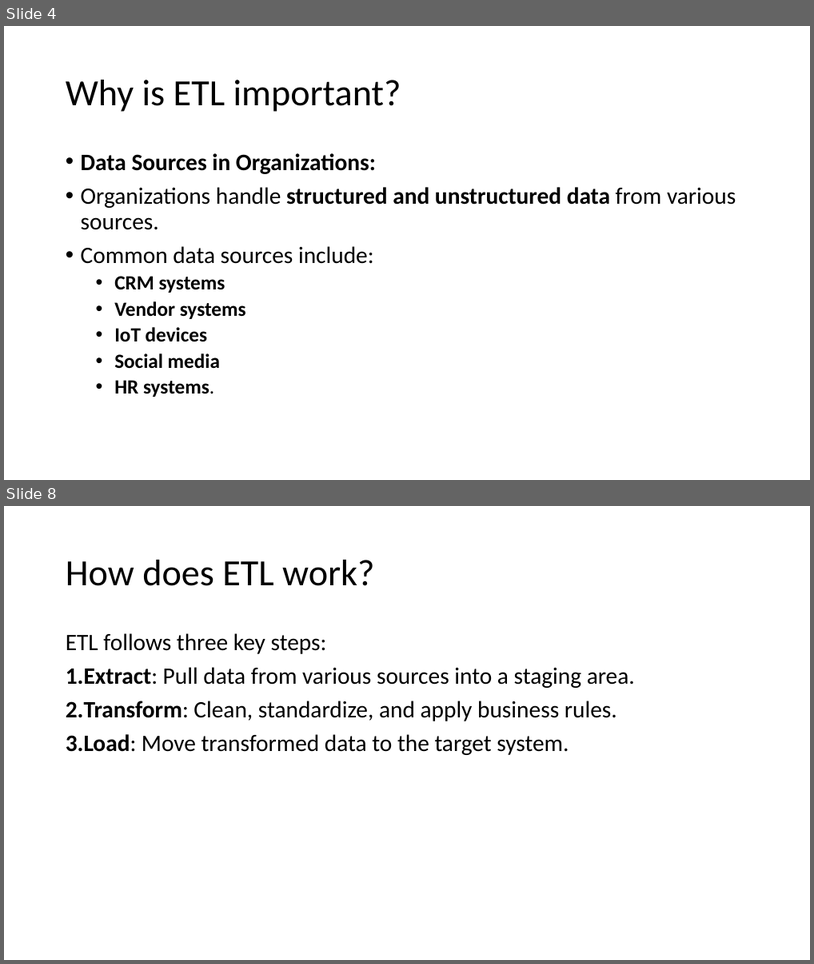
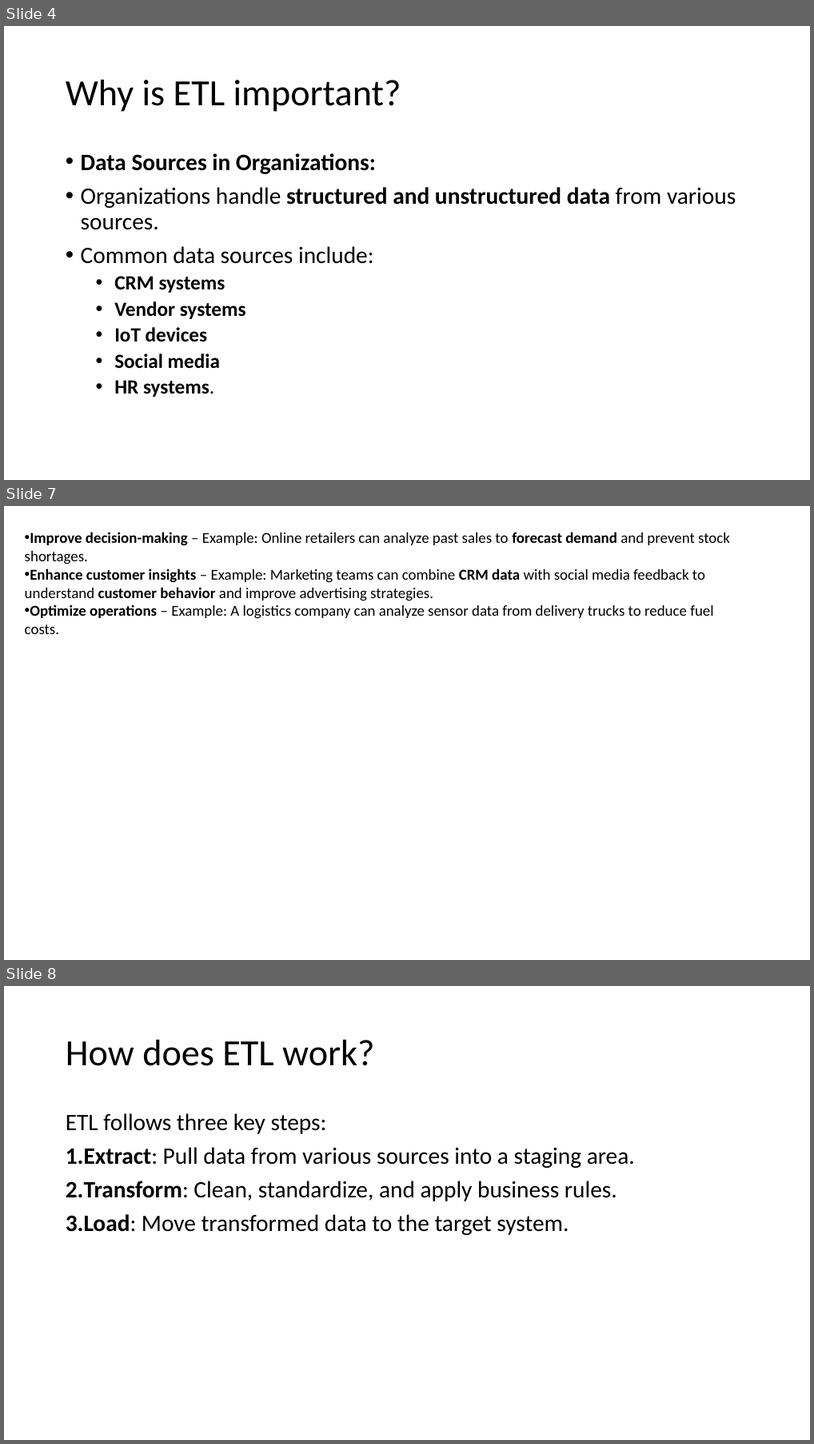
Before and after one commit to AbdulRahmanMohammedEid/E-commerce-Data-Warehouse, a slide deck: e commerce presentation.pptx. Shown one above the other, each under a label of ours: slides 4 and 8 before the commit, slides 4, 7 and 8 after it; the slides between them are not shown. The pictures are 814x964 and 814x1444 pixels, drawn with LibreOffice and Linux fonts; fonts in the diff are those of the drawing. Boxes give left, top, right and bottom in pixels: in the first picture for what was removed or moved away, otherwise in the second. Text is boxed around its words. In the diff, an @@ line names an element or a change of style, - is before the commit and + after.

```diff
--- a/e commerce presentation.pptx
+++ b/e commerce presentation.pptx
@@ slide 7 added at (4,506,810,960), background #FFFFFF @@
@@ text added at (25,532,730,634), 18 pt, text #000000 @@
+• Improve decision-making – Example: Online retailers can analyze past sales to forecast demand and prevent stock shortages.
+• Enhance customer insights – Example: Marketing teams can combine CRM data with social media feedback to understand customer behavior and improve advertising strategies.
+• Optimize operations – Example: A logistics company can analyze sensor data from delivery trucks to reduce fuel costs.
```
Also in this commit, not shown: 2 slides changed, 6 other slides added, 13 slides removed.
